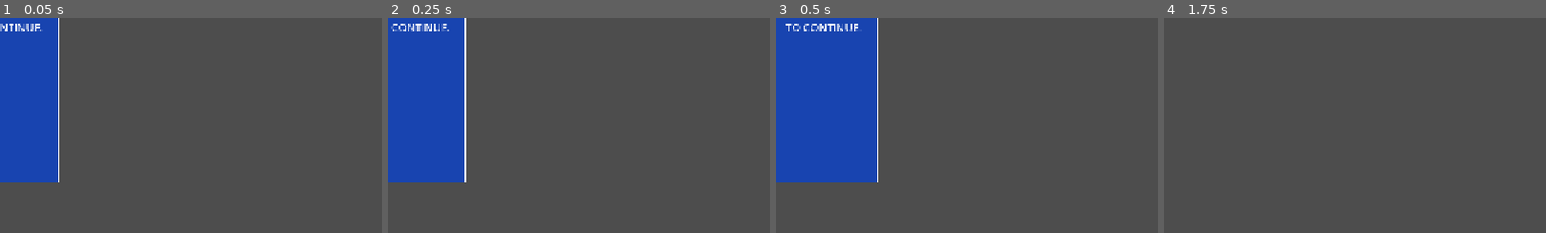
Above: before the commit, frames 1-4 (left to right).
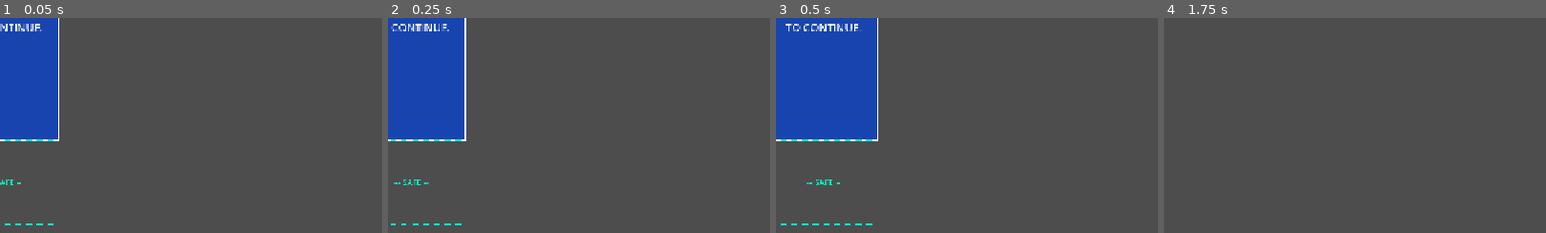
Above: after the commit, the same moments.

Repository: gertrude-pa/millennium-bug
Game: Godot game, scene res://scenes/bsod.tscn
Two runs of this game, one before a commit and one after it. Both use one fixed random seed, a clock stepped at 60 frames per second and the inputs below. This scene is started directly instead of the project's main scene.
Inputs (mouse positions are % of the whole screen's width and height, from its top left):
- Up to frame 1 (0.05 s): no input
- Up to frame 2 (0.25 s): no input
- Up to frame 3 (0.5 s): no input
- Up to frame 4 (1.75 s): tap Enter at 0.5 s; move the mouse to (72, 45) at 0.52 s; hold D 0.53-1.28 s; click (72, 45) at 0.67 s; tap Space at 0.77, 1.52 s; move the mouse to (30, 55) at 1.27 s; hold S from 1.28 s (still down); click (30, 55) at 1.42 s
The pictures show only the part of the screen within x 0-50%, y 12-62%; the shares and areas given below are measured in that part.

The runs differ from the first frame. In frame 1, 3.2% of the frame differs, in the area x 0-16%, y 56-97%; in frame 2, 4.3%; in frame 3, 5.5%, in the area x 0-27%, y 56-97%; in frame 4, nothing differs.

Commit message:
BSOD: add safe gap + dramatic all-dead banner
The blue screen now leaves a ~140px-tall randomized gap with a dashed
cyan "SAFE" indicator, so players can dodge through instead of being
forced to outrun it. When a round ends with zero survivors (e.g. the
BSOD or a mutual-kill wipes everyone), show a red "SYSTEM HALTED /
NO SURVIVORS" banner and a fading screen flash so the draw is obvious.

Diff:
--- a/scenes/bsod.tscn
+++ b/scenes/bsod.tscn
@@ -7,7 +7,9 @@
 collision_layer = 8
 collision_mask = 1
 
-[node name="Shape" type="CollisionShape2D" parent="."]
+[node name="ShapeTop" type="CollisionShape2D" parent="."]
+
+[node name="ShapeBot" type="CollisionShape2D" parent="."]
 
 [node name="Label" type="Label" parent="."]
 offset_left = -120.0
--- a/scripts/bsod.gd
+++ b/scripts/bsod.gd
@@ -1,20 +1,22 @@
 extends Area2D
 
-# BSOD hazard: vertical bar sweeps across the arena. Touching = instant kill.
+# BSOD hazard: vertical bar sweeps across the arena with a random-height
+# safe gap so players can dodge through. Touching the blue = -1 life.
 
 const WIDTH := 180.0
 const SPEED := 160.0
+const GAP_HEIGHT := 140.0
+const FULL_HEIGHT := 720.0
 
-var direction: int = 1 # 1 = left to right, -1 = right to left
+var direction: int = 1
 var _arena_rect: Rect2
+var _gap_y: float = 360.0 # Center of the safe gap in local space (y=0 at node).
 
-@onready var _shape: CollisionShape2D = $Shape
+@onready var _shape_top: CollisionShape2D = $ShapeTop
+@onready var _shape_bot: CollisionShape2D = $ShapeBot
 @onready var _label: Label = $Label
 
 func _ready() -> void:
-	var s := RectangleShape2D.new()
-	s.size = Vector2(WIDTH, 720.0)
-	_shape.shape = s
 	body_entered.connect(_on_body)
 	_label.text = "*** STOP ***\n0x0000Y2K\n\nTHE MILLENNIUM\nHAS BUGGED.\n\nPRESS ANY KEY\nTO CONTINUE."
 	_label.add_theme_font_size_override("font_size", 18)
@@ -23,9 +25,36 @@
 func configure(arena_rect: Rect2, dir: int) -> void:
 	_arena_rect = arena_rect
 	direction = dir
+	# Pick a gap center within the arena, keeping the gap fully inside.
+	var min_y := _arena_rect.position.y + GAP_HEIGHT * 0.5 + 10.0
+	var max_y := _arena_rect.position.y + _arena_rect.size.y - GAP_HEIGHT * 0.5 - 10.0
+	var gap_center_world := randf_range(min_y, max_y)
+	# Node y sits at arena vertical center; convert world y → local.
+	var node_y := _arena_rect.position.y + _arena_rect.size.y * 0.5
+	_gap_y = gap_center_world - node_y
 	global_position = Vector2(
 		_arena_rect.position.x - WIDTH * 0.5 if dir > 0 else _arena_rect.position.x + _arena_rect.size.x + WIDTH * 0.5,
-		_arena_rect.position.y + _arena_rect.size.y * 0.5)
+		node_y)
+	_apply_shapes()
+	_label.position = Vector2(_label.position.x, _gap_y - 300.0)
+
+func _apply_shapes() -> void:
+	# Top piece: from -FULL_HEIGHT*0.5 to (_gap_y - GAP_HEIGHT*0.5).
+	var top_top := -FULL_HEIGHT * 0.5
+	var top_bottom := _gap_y - GAP_HEIGHT * 0.5
+	var top_h: float = max(0.0, top_bottom - top_top)
+	var top_s := RectangleShape2D.new()
+	top_s.size = Vector2(WIDTH, top_h)
+	_shape_top.shape = top_s
+	_shape_top.position = Vector2(0, top_top + top_h * 0.5)
+
+	var bot_top := _gap_y + GAP_HEIGHT * 0.5
+	var bot_bottom := FULL_HEIGHT * 0.5
+	var bot_h: float = max(0.0, bot_bottom - bot_top)
+	var bot_s := RectangleShape2D.new()
+	bot_s.size = Vector2(WIDTH, bot_h)
+	_shape_bot.shape = bot_s
+	_shape_bot.position = Vector2(0, bot_top + bot_h * 0.5)
 
 func _physics_process(delta: float) -> void:
 	global_position.x += direction * SPEED * delta
@@ -36,8 +65,37 @@
 	queue_redraw()
 
 func _draw() -> void:
-	draw_rect(Rect2(Vector2(-WIDTH * 0.5, -360), Vector2(WIDTH, 720)), Color("1844b0"), true)
-	draw_rect(Rect2(Vector2(-WIDTH * 0.5, -360), Vector2(WIDTH, 720)), Color("ffffff"), false, 2.0)
+	var w := WIDTH
+	var half_h := FULL_HEIGHT * 0.5
+	var top_y := -half_h
+	var top_h: float = _gap_y - GAP_HEIGHT * 0.5 - top_y
+	if top_h > 0.0:
+		draw_rect(Rect2(Vector2(-w * 0.5, top_y), Vector2(w, top_h)), Color("1844b0"), true)
+		draw_rect(Rect2(Vector2(-w * 0.5, top_y), Vector2(w, top_h)), Color("ffffff"), false, 2.0)
+	var bot_y := _gap_y + GAP_HEIGHT * 0.5
+	var bot_h: float = half_h - bot_y
+	if bot_h > 0.0:
+		draw_rect(Rect2(Vector2(-w * 0.5, bot_y), Vector2(w, bot_h)), Color("1844b0"), true)
+		draw_rect(Rect2(Vector2(-w * 0.5, bot_y), Vector2(w, bot_h)), Color("ffffff"), false, 2.0)
+	# Gap marker: dashed cyan outline + arrow hint.
+	_draw_dashed_gap(w)
+	var hint := "-- SAFE --"
+	var font := ThemeDB.fallback_font
+	var size := font.get_string_size(hint, HORIZONTAL_ALIGNMENT_CENTER, -1, 14)
+	draw_string(font, Vector2(-size.x * 0.5, _gap_y + 5), hint,
+		HORIZONTAL_ALIGNMENT_CENTER, -1, 14, Color("00ffcc"))
+
+func _draw_dashed_gap(w: float) -> void:
+	var col := Color("00ffcc")
+	var top_y := _gap_y - GAP_HEIGHT * 0.5
+	var bot_y := _gap_y + GAP_HEIGHT * 0.5
+	var dash := 10.0
+	var step := 18.0
+	var x := -w * 0.5
+	while x < w * 0.5:
+		draw_line(Vector2(x, top_y), Vector2(x + dash, top_y), col, 2.0)
+		draw_line(Vector2(x, bot_y), Vector2(x + dash, bot_y), col, 2.0)
+		x += step
 
 func _on_body(body: Node) -> void:
 	if body.has_method("kill"):
--- a/scripts/game.gd
+++ b/scripts/game.gd
@@ -275,13 +275,16 @@
 	_update_hud()
 	var banner: Label = _hud.get_node("Banner")
 	banner.visible = true
+	var wait := 2.0
 	if winner != null:
 		banner.text = "ROUND: P%d" % (winner.player_index + 1)
 		banner.modulate = winner.color
 	else:
-		banner.text = "ROUND: DRAW"
-		banner.modulate = Color.WHITE
-	await get_tree().create_timer(2.0).timeout
+		banner.text = "!!! SYSTEM HALTED !!!\nNO SURVIVORS\n\n( round: mutual destruction )"
+		banner.modulate = Color("ff3344")
+		_screen_flash(Color("ff2222"), 0.9)
+		wait = 3.2
+	await get_tree().create_timer(wait).timeout
 	banner.visible = false
 
 	var match_winner = null
@@ -320,6 +323,17 @@
 	var b = BSOD_SCENE.instantiate()
 	_hazards_root.add_child(b)
 	b.configure(arena_rect(), -1 if randi() % 2 == 0 else 1)
+
+func _screen_flash(color: Color, duration: float) -> void:
+	var flash := ColorRect.new()
+	flash.color = color
+	flash.anchor_right = 1.0
+	flash.anchor_bottom = 1.0
+	flash.mouse_filter = Control.MOUSE_FILTER_IGNORE
+	_popups_root.add_child(flash)
+	var tw := flash.create_tween()
+	tw.tween_property(flash, "modulate:a", 0.0, duration).from(0.9)
+	tw.tween_callback(flash.queue_free)
 
 func _spawn_clippy() -> void:
 	var c := Control.new()
